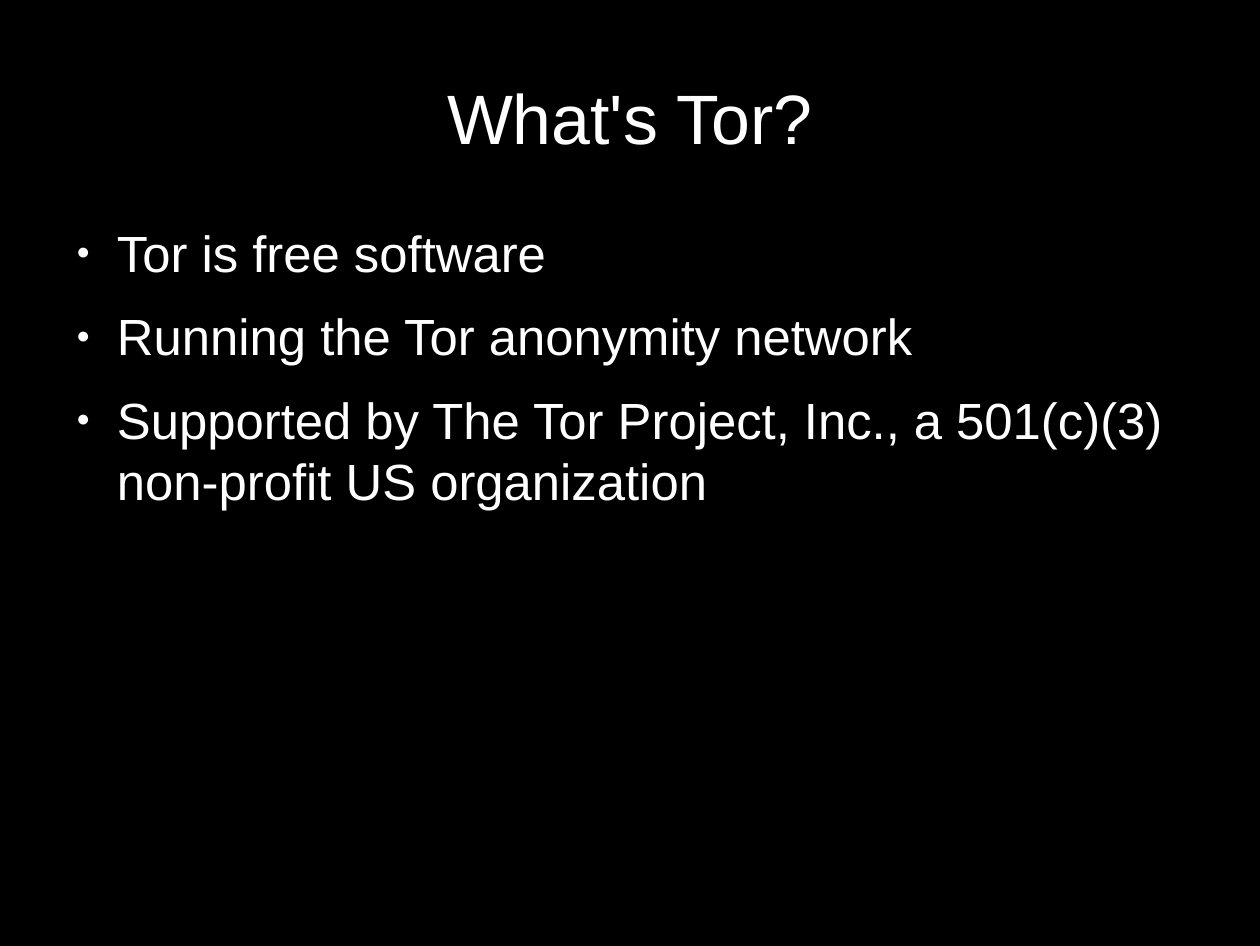
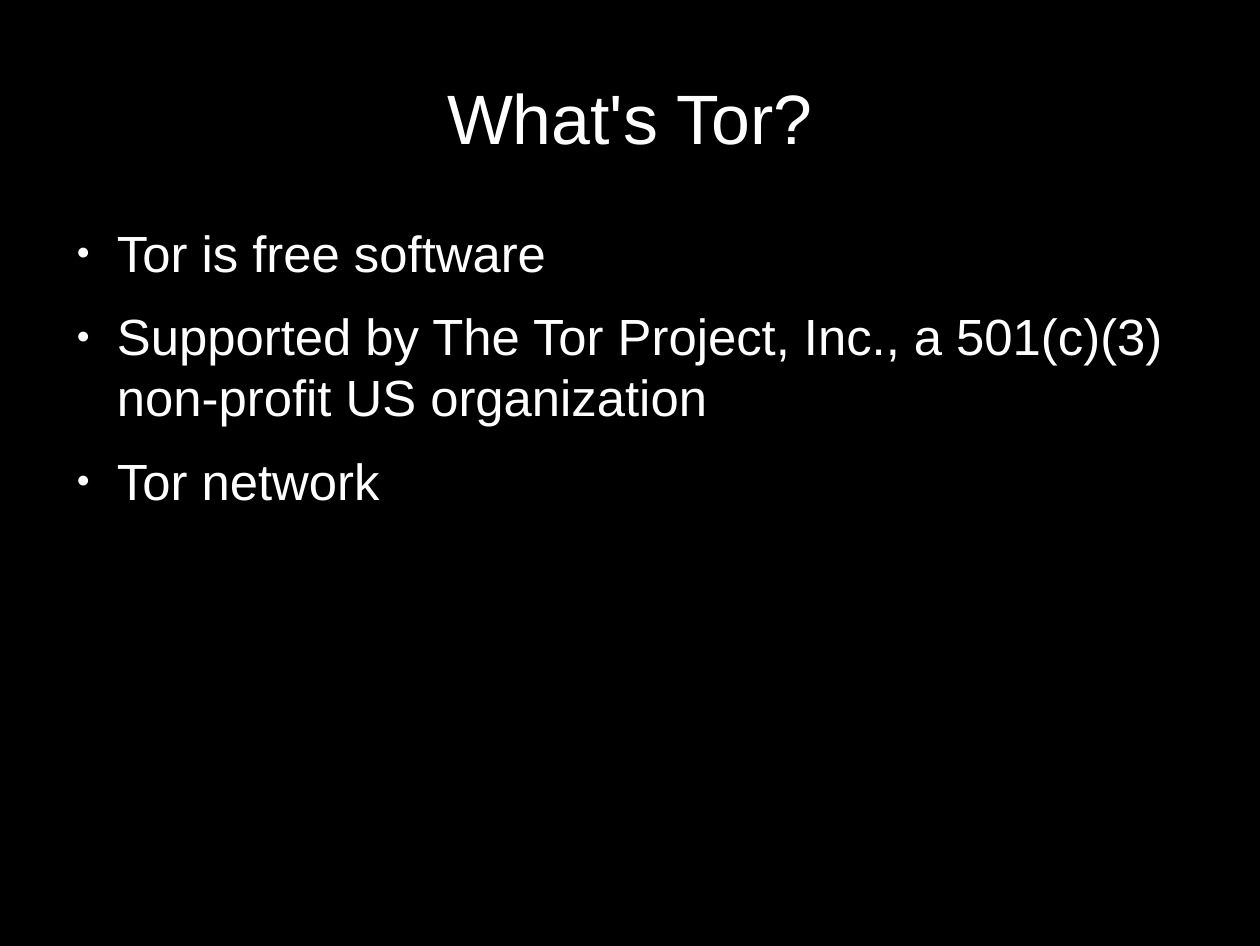
Before and after one commit to DrWhax/presentations, a slide deck: slide 7 of sfd13/Tor.odp. Drawn at 1260x946 pixels with LibreOffice and Linux fonts; fonts in the diff are those of the drawing. Boxes give left, top, right and bottom in pixels: in the first picture for what was removed or moved away, otherwise in the second. Text is boxed around its words. In the diff, an @@ line names an element or a change of style, - is before the commit and + after.

```diff
--- a/sfd13/Tor.odp
+++ b/sfd13/Tor.odp
@@ text at <box>117,318,912,366</box>: paragraph removed @@
-● Running the Tor anonymity network
@@ text at <box>117,463,380,501</box>: paragraph added @@
+● Tor network
```
Also in this commit, not shown: 1 other slide changed, 1 slide added, 1 slide removed.
